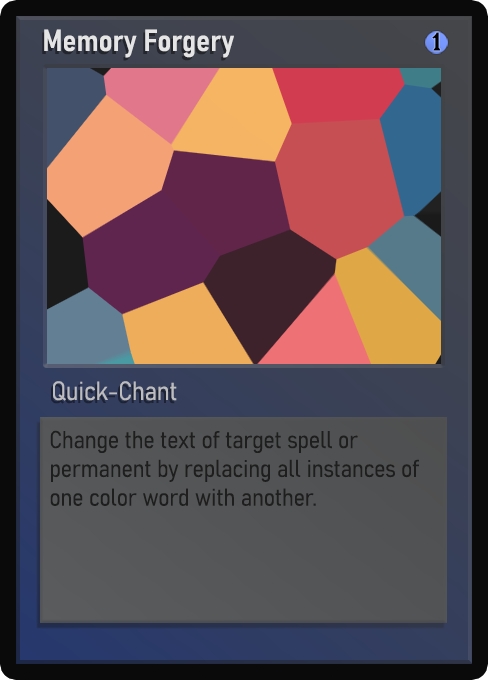
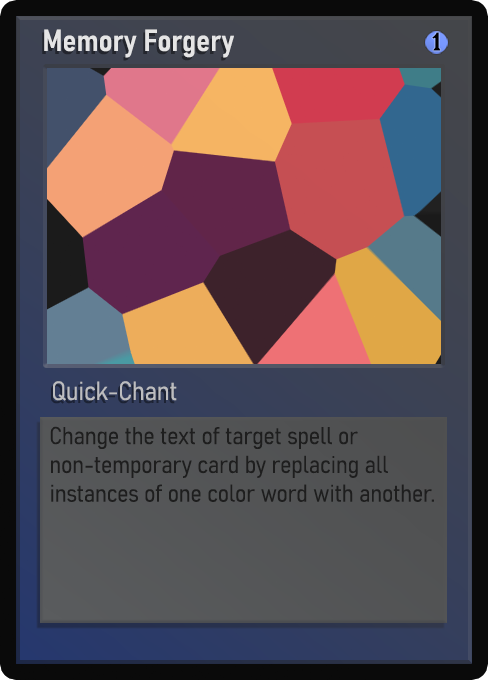
Layer changes from the first 488px x 680px image to the second:
painted on "Desc_norm" over (50, 426, 434, 506)
